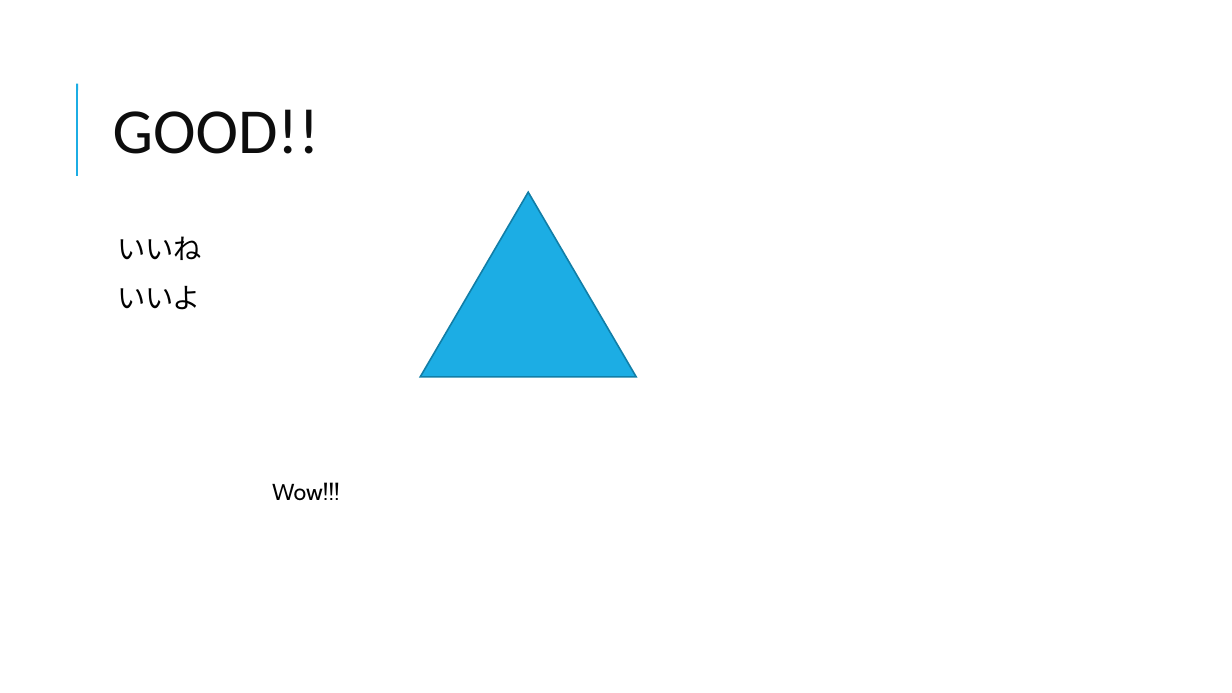
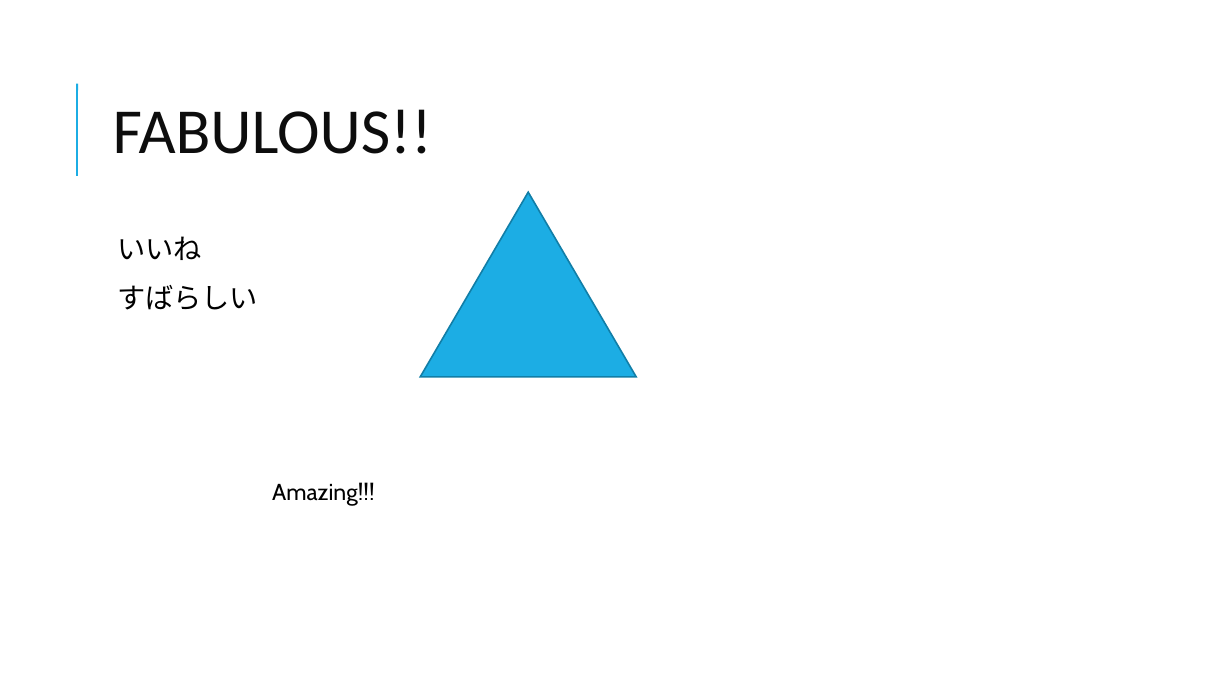
Before and after one commit to RyoWakabayashi/office-examples, a slide deck: slide 2 of example.ppt. Drawn at 1232x693 pixels with LibreOffice and Linux fonts; fonts in the diff are those of the drawing. Boxes give left, top, right and bottom in pixels: in the first picture for what was removed or moved away, otherwise in the second. Text is boxed around its words. In the diff, an @@ line names an element or a change of style, - is before the commit and + after.

```diff
--- a/example.ppt
+++ b/example.ppt
@@ title at (x1=113, y1=109, x2=432, y2=154): text changed @@
-GOOD!!
+FABULOUS!!
@@ text at (x1=117, y1=285, x2=258, y2=310): text changed @@
-  いいよ
+  すばらしい
@@ text at (x1=272, y1=482, x2=375, y2=506): text changed @@
-Wow!!!
+Amazing!!!
```
Also in this commit, not shown: 1 other slide changed, 15 other files.
